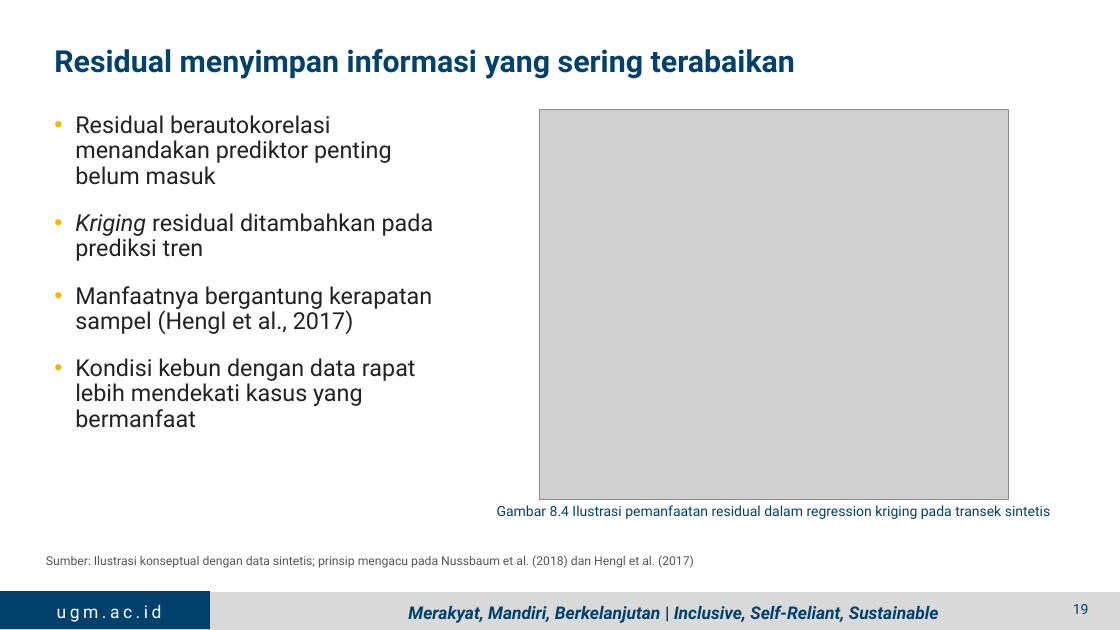
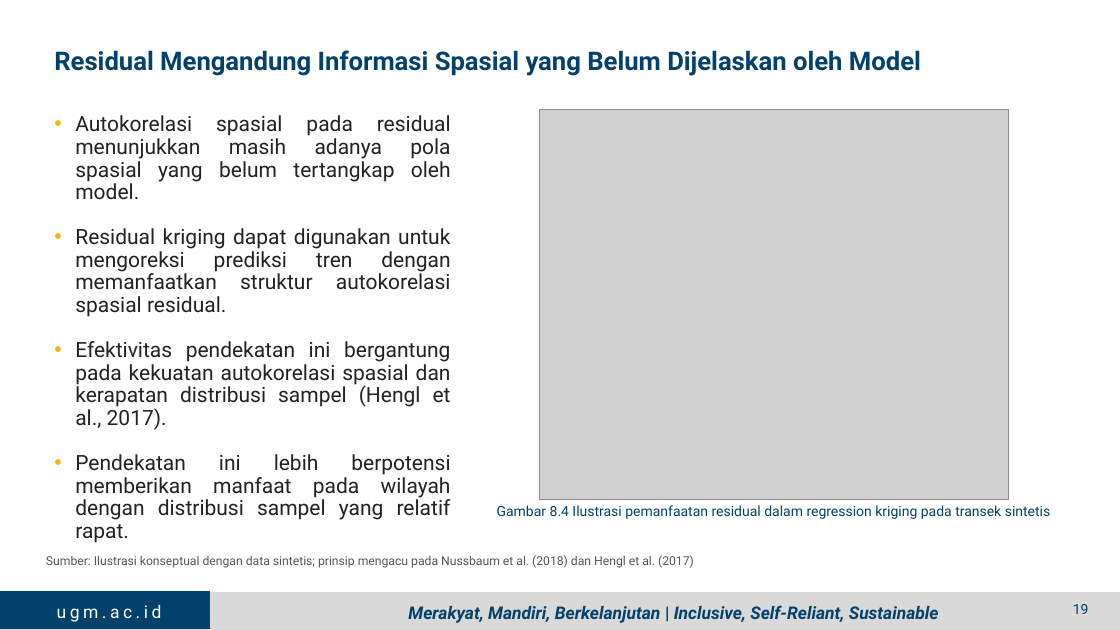
Before and after one commit to jhnhp/SMART, a slide deck: slide 16 of Output/Presentasi/PPT_5_Dr_Guruh_Digital_Soil_Mapping.pptx (slide 19 before the commit). Drawn at 1120x630 pixels with LibreOffice and Linux fonts; fonts in the diff are those of the drawing; grey boxes stand for pictures; background and template pictures are left out. Boxes give left, top, right and bottom in pixels: in the first picture for what was removed or moved away, otherwise in the second. Text is boxed around its words. In the diff, an @@ line names an element or a change of style, - is before the commit and + after.

```diff
--- a/Output/Presentasi/PPT_5_Dr_Guruh_Digital_Soil_Mapping.pptx
+++ b/Output/Presentasi/PPT_5_Dr_Guruh_Digital_Soil_Mapping.pptx
@@ title at (54, 50, 921, 76): text changed; size 26 to 22 pt @@
-Residual menyimpan informasi yang sering terabaikan
+Residual Mengandung Informasi Spasial yang Belum Dijelaskan oleh Model
@@ text at (75, 115, 451, 543): text changed; size 20 to 18 pt @@
-• Residual berautokorelasi menandakan prediktor penting belum masuk
-• Kriging residual ditambahkan pada prediksi tren
-• Manfaatnya bergantung kerapatan sampel (Hengl et al., 2017)
-• Kondisi kebun dengan data rapat lebih mendekati kasus yang bermanfaat
+• Autokorelasi spasial pada residual menunjukkan masih adanya pola spasial yang belum tertangkap oleh model.
+• Residual kriging dapat digunakan untuk mengoreksi prediksi tren dengan memanfaatkan struktur autokorelasi spasial residual.
+• Efektivitas pendekatan ini bergantung pada kekuatan autokorelasi spasial dan kerapatan distribusi sampel (Hengl et al., 2017).
+• Pendekatan ini lebih berpotensi memberikan manfaat pada wilayah dengan distribusi sampel yang relatif rapat.
```
Also in this commit, not shown: 13 other slides changed, 3 slides removed, 12 other files.
